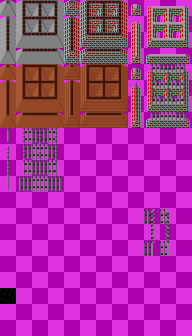
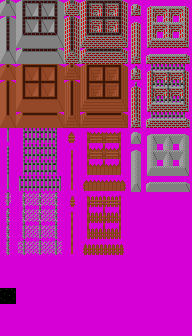
Layers edited between the first and the second 192 x 336 image:
painted on "tiles" over [5,4,190,256]
hid "bg" over [0,0,192,336]
